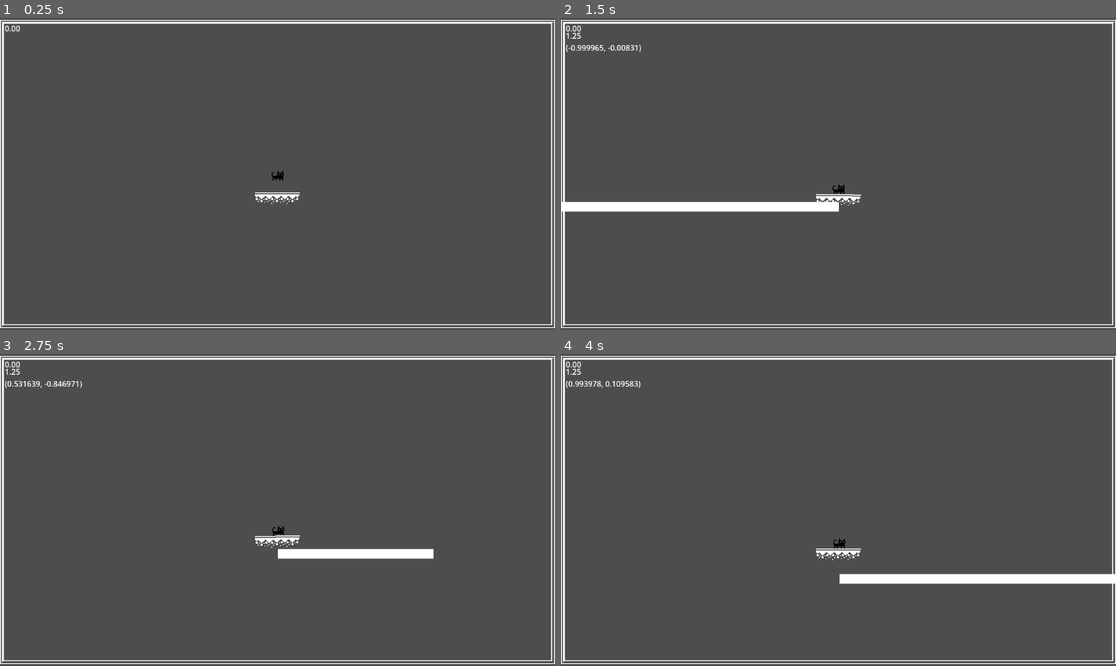
Above: before the commit, frames 1-4 (two rows, left to right).
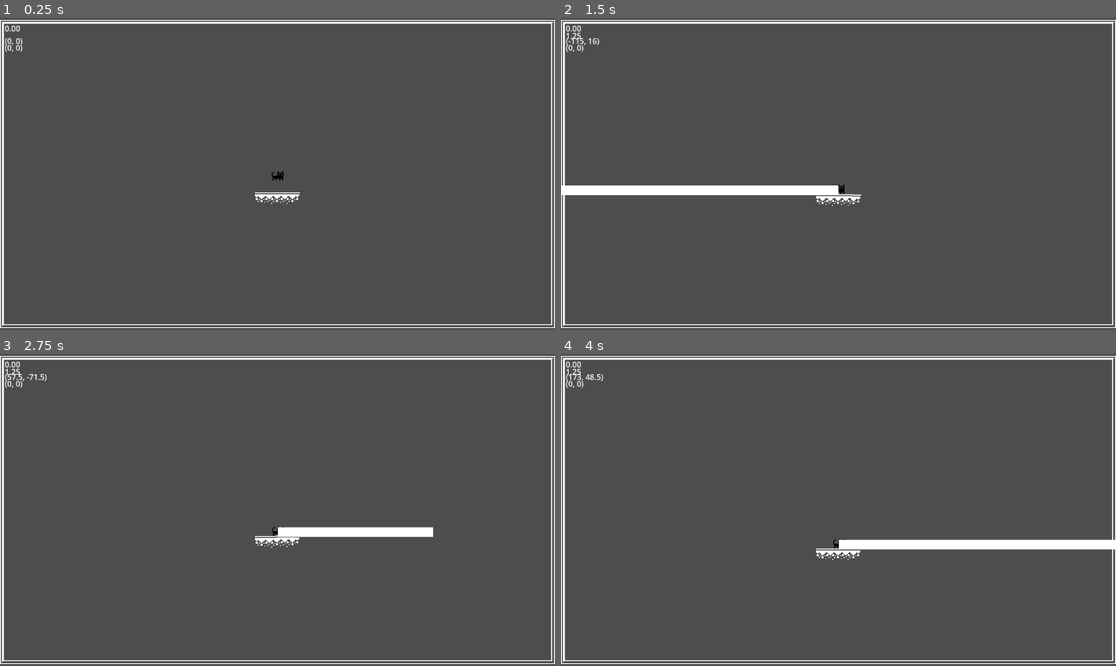
Above: after the commit, the same moments.

Repository: kui-v/CatJumpAdventure
Game: Godot game, scene res://levels/generation_test.tscn
Two runs of this game, one before a commit and one after it. Both use one fixed random seed, a clock stepped at 60 frames per second and the inputs below.
Inputs (mouse positions are in pixels of both pictures, inside the frame that each line leads up to):
- Up to frame 1 (0.25 s): no input
- Up to frame 2 (1.5 s): move the mouse to (960, 158) at 0.52 s; tap Space (action_hold) at 0.6, 1.35 s; move the mouse to (727, 189) at 1.27 s
- Up to frame 3 (2.75 s): move the mouse to (333, 441) at 2.02 s; tap Space (action_hold) at 2.1 s
- Up to frame 4 (4 s): move the mouse to (810, 572) at 2.77 s; tap Space (action_hold) at 2.85, 3.6 s; move the mouse to (1005, 556) at 3.52 s

The runs differ from the first frame. In frame 1, less than 0.1% of the frame differs, in the area x 0-5%, y 6-11%; in frame 2, 3.4%; in frame 3, 2.1%; in frame 4, 3.5%, in the area x 0-100%, y 6-74%.

Commit message:
continuing to debug trajectory

Diff:
--- a/player/player.gd
+++ b/player/player.gd
@@ -3,6 +3,7 @@
 @onready var hold_timer : Timer = get_node("Timer")
 @onready var label_text : Label = get_node("UILayer/Label")
 @onready var label_text_2 : Label = get_node("UILayer/Label2")
+@onready var label_text_3 : Label = get_node("UILayer/Label3")
 @onready var timer_label : Label = get_node("UILayer/TimerLabel")
 @onready var trajectory_line : Line2D = get_node("TrajectoryLine")
 
@@ -41,19 +42,19 @@
 	var direction = global_position.direction_to(get_global_mouse_position())
 	apply_impulse(direction * force) #let's not use apply_impulse here
 	label_text.text = str(force)
-	label_text_2.text = str(direction)
 
 
 func update_trajectory(delta):
 	trajectory_line.clear_points()
 	var max_points = 250
-	var pos = global_position
+	var pos = to_local(global_position)
 	var vel = global_transform.x * force * global_position.direction_to(get_global_mouse_position())
+	label_text_2.text = str(pos)
+	label_text_3.text = str(get_global_mouse_position())
 	for i in max_points:
 		trajectory_line.add_point(pos)
-#		vel.y += gravity_scale * mass * i * delta
+		# vel.y += gravity_scale * mass * i * delta
 		pos += vel * delta
-	print(vel)
 
 #	var pos = global_position
 #	var vel = global_transform.x * force
